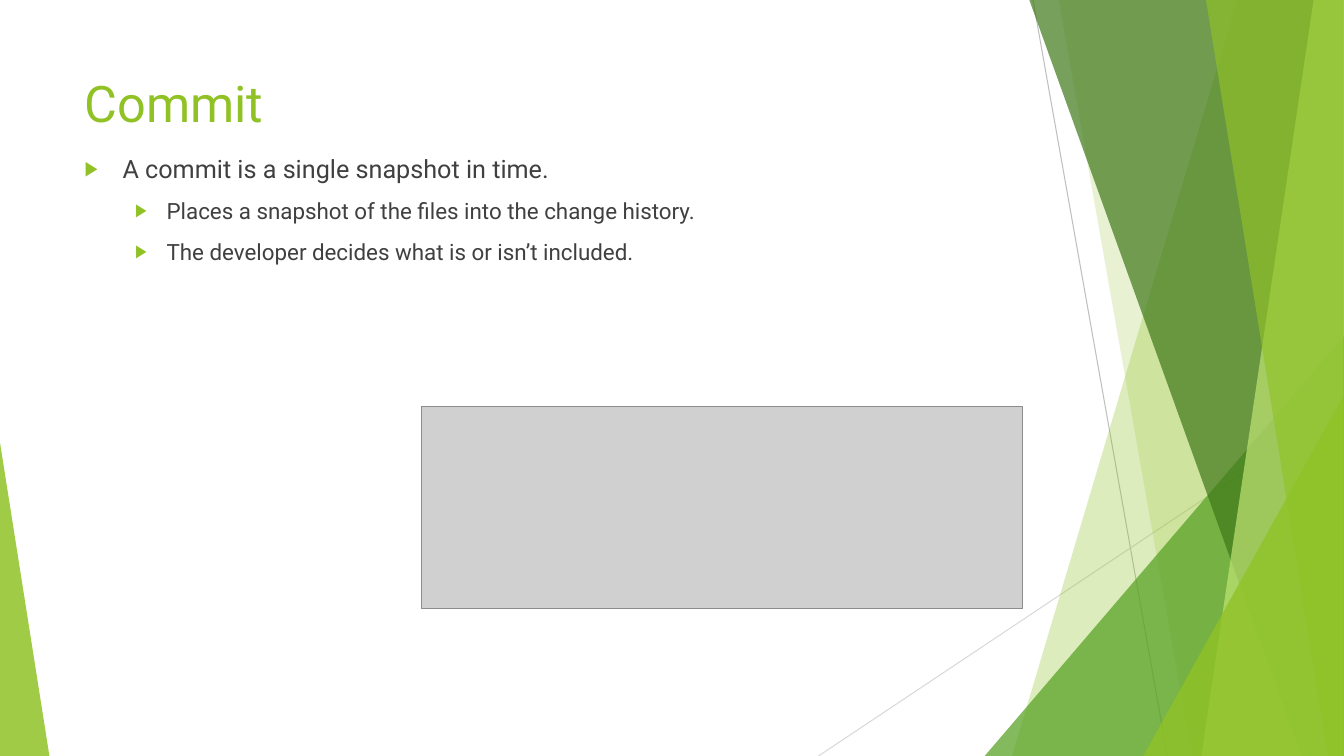
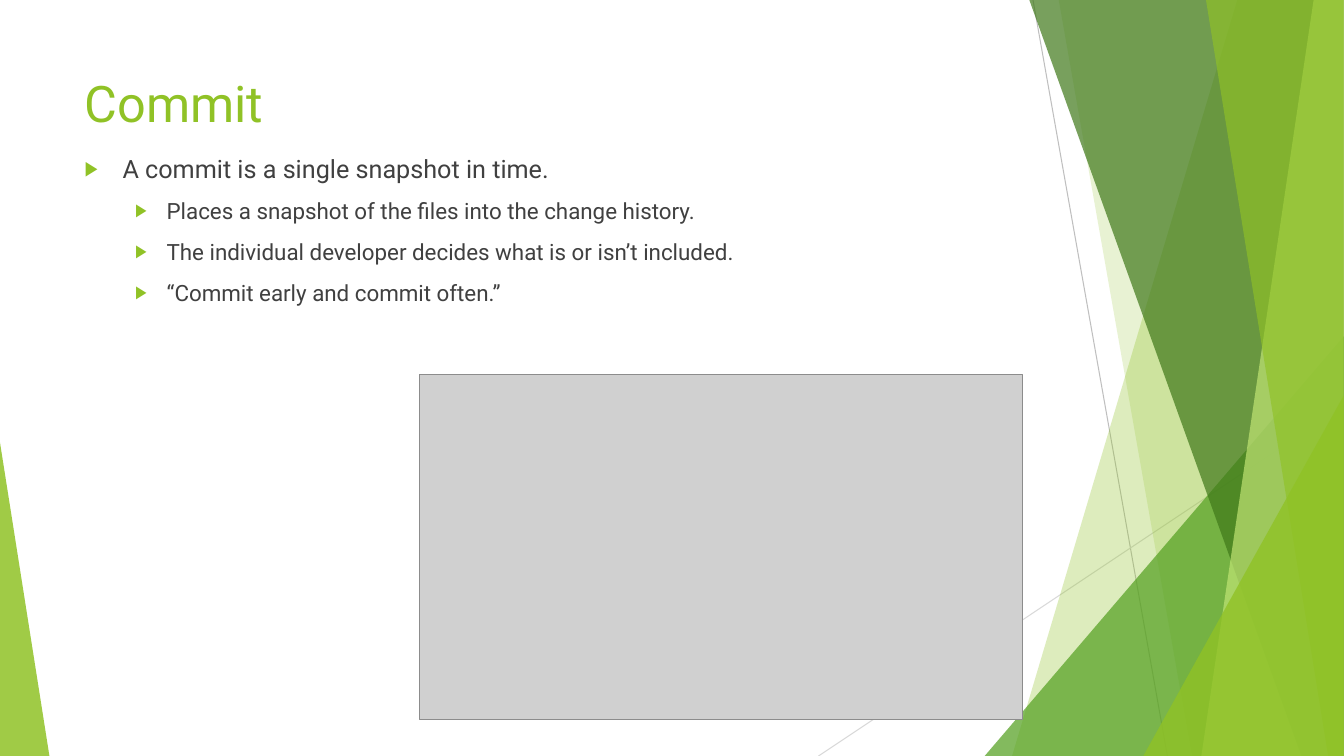
Before and after one commit to sethkaz/git-presentation, a slide deck: slide 13 of Git and LV.pptx. Drawn at 1344x756 pixels with LibreOffice and Linux fonts; fonts in the diff are those of the drawing; grey boxes stand for pictures. Boxes give left, top, right and bottom in pixels: in the first picture for what was removed or moved away, otherwise in the second. Text is boxed around its words. In the diff, an @@ line names an element or a change of style, - is before the commit and + after.

```diff
--- a/Git and LV.pptx
+++ b/Git and LV.pptx
@@ text at <box>167,243,733,306</box>: text changed @@
-  ▶ The developer decides what is or isn’t included.
+  ▶ The individual developer decides what is or isn’t included.
+  ▶ “Commit early and commit often.”
@@ picture: place and size @@
-picture at <box>421,407,1022,609</box>
+picture at <box>419,374,1022,720</box>
```
Also in this commit, not shown: 9 other slides changed, 1 slide added.
